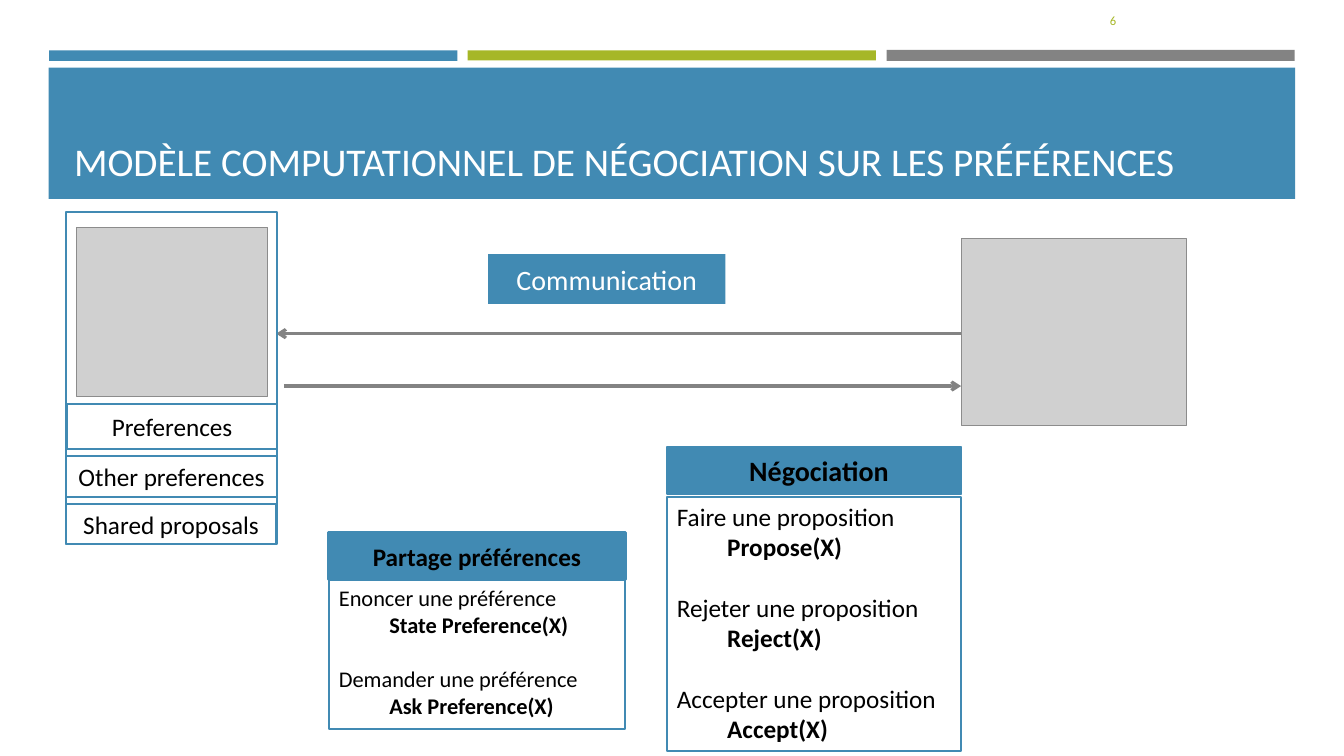
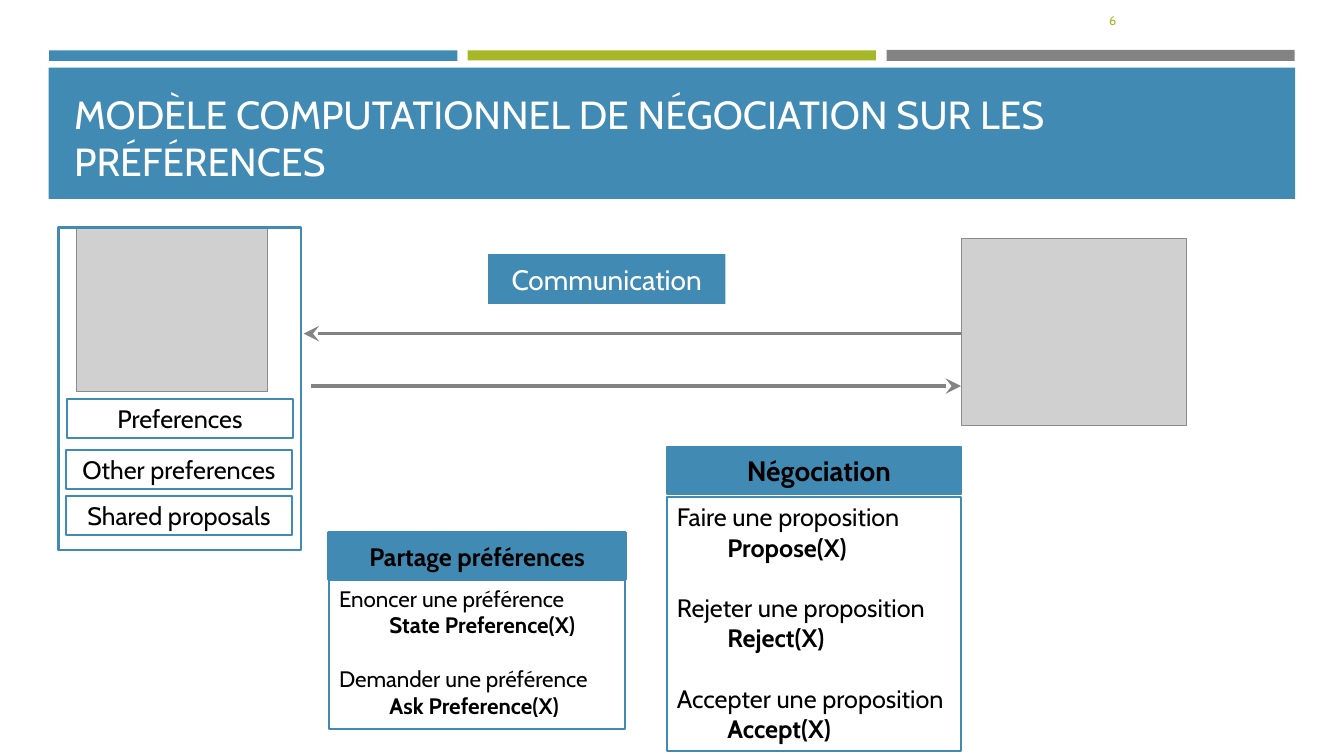
Before and after one commit to Olydia/Discolog, a slide deck: slide 6 of papers/Presentations/Seminaire_CPU/seminaire_13_12.pptx. Drawn at 1344x756 pixels with LibreOffice and Linux fonts; fonts in the diff are those of the drawing; grey boxes stand for pictures. Boxes give left, top, right and bottom in pixels: in the first picture for what was removed or moved away, otherwise in the second. Text is boxed around its words. In the diff, an @@ line names an element or a change of style, - is before the commit and + after.

```diff
--- a/papers/Presentations/Seminaire_CPU/seminaire_13_12.pptx
+++ b/papers/Presentations/Seminaire_CPU/seminaire_13_12.pptx
@@ title "MODÈLE COMPUTATIONNEL DE NÉGOCIATION SUR ..." at <box>74,95,1044,177</box>: font Calibri to Cabin; indent changed @@
@@ rectangle: place and size @@
-rectangle at <box>67,212,277,544</box>
+rectangle at <box>58,227,301,549</box>
@@ picture: place and size @@
-picture at <box>77,227,267,396</box>
+picture at <box>77,227,267,391</box>
@@ arrow moved from (962, 334) - (276, 334) to (961, 334) - (303, 334) @@
@@ arrow (961, 334) - (303, 334): arrowheads changed @@
@@ arrow moved from (284, 386) - (962, 386) to (312, 386) - (961, 386) @@
@@ arrow (312, 386) - (961, 386): arrowheads changed @@
@@ font Calibri to Cabin in 10 elements at <box>1109,16,1116,25</box>, <box>488,254,726,303</box>, <box>667,447,962,494</box>, <box>667,497,962,751</box>, <box>677,447,961,494</box>, <box>329,532,625,580</box>, <box>329,580,625,729</box>, <box>67,450,292,489</box>, <box>67,496,292,534</box>, <box>68,399,293,439</box> @@
@@ rectangle "Preferences": place and size @@
-rectangle "Preferences" at <box>68,404,277,450</box>
+rectangle "Preferences" at <box>68,399,293,439</box>
@@ rectangle "Other preferences": place and size @@
-rectangle "Other preferences" at <box>67,457,277,497</box>
+rectangle "Other preferences" at <box>67,450,292,489</box>
@@ rectangle "Shared proposals": place and size @@
-rectangle "Shared proposals" at <box>67,504,276,544</box>
+rectangle "Shared proposals" at <box>67,496,292,534</box>
```
Also in this commit, not shown: 16 other slides changed, 1 slide added, 1 slide removed, 4 other files.
